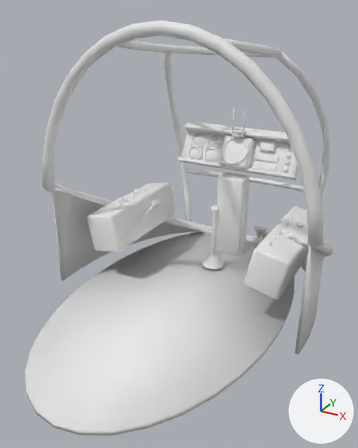
An edit to the glTF model assets/models/choppa/cockpit.glb, drawn before and after from the same camera.
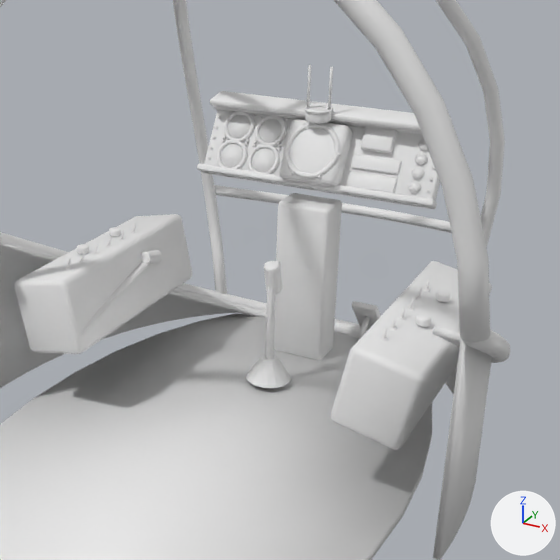
Old and new are each drawn whole from a 50 mm lens placed at (1.3, -2.62, 0.71), pointed at (-0.01, -0.25, -0.48) and again close up on the part from 22% to 100% of the width and 17% to 79% of the height. Arrows for +X, +Y and +Z are at lower right; the lights stay in place. The last two pictures show the newer version. Vertices at exactly the same position are counted once.

Names of what the first close-up shows: 'collective', 'shell', 'stick'.
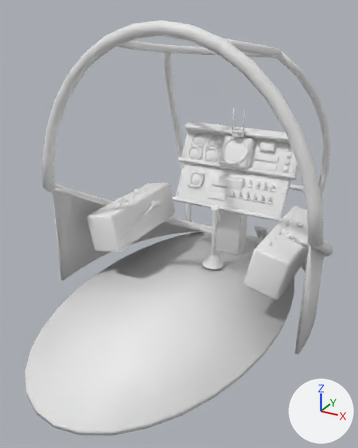
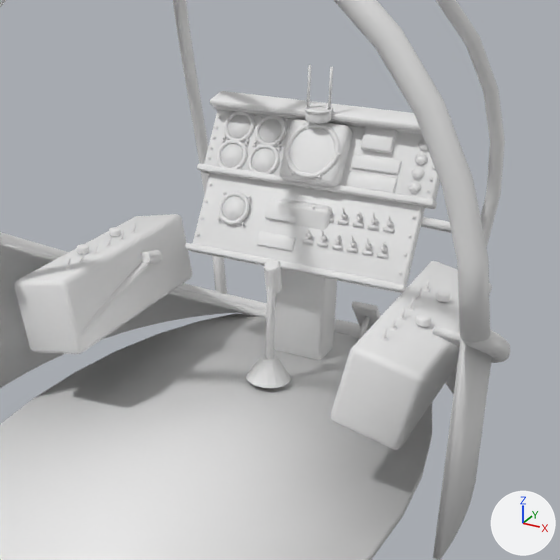
Commit message: Cockpit: lower panel closes the gap under the instruments

What the commit changed:
me_cube is used by ob_shell; location (0.0, 0.0, 0.0).
me_cube had 6344 vertices, 12308 faces and spanned x -0.88..0.88, y -1.42..1.2, z -1.07..0.65.
me_cube now has 7832 vertices, 15072 faces and spans x -0.88..0.88, y -1.42..1.2, z -1.07..0.65.
me_cube part 1: the loose piece of 56 vertices spanning x -0.44..0.44, y 0.56..0.72, z -0.37..-0.15 is copied, and the copy is scaled about its middle by (0.931, 1.23, 1.26), then moved by (0.0, -0.13, -0.24); it spans x -0.41..0.41, y 0.42..0.6, z -0.63..-0.36.
me_cube part 2: the loose piece of 56 vertices spanning x -0.45..0.45, y 0.53..0.59, z -0.38..-0.33 is copied, and the copy is scaled about its middle by (0.933, 1, 1), then moved by (0.0, -0.15, -0.26); it spans x -0.42..0.42, y 0.39..0.45, z -0.64..-0.59.
me_cube part 3: the loose piece of 80 vertices spanning x -0.39..-0.27, y 0.56..0.62, z -0.35..-0.25 is copied, and the copy is moved by (0.06, -0.1, -0.17); it spans x -0.33..-0.21, y 0.46..0.53, z -0.52..-0.41.
me_cube part 4: the loose piece of 56 vertices spanning x 0.13..0.31, y 0.56..0.61, z -0.35..-0.29 is copied, and the copy is scaled about its middle by (0.703, 1.09, 1.26), then moved by (-0.3, -0.08, -0.13); it spans x -0.14..-0.02, y 0.48..0.53, z -0.48..-0.41.
me_cube part 5: 672 vertices added at x -0.33..0.33, y 0.44..0.53, z -0.57..-0.41.
Other edits to the shape of me_cube do not show in these pictures.

Location of each change, [x1, y1, x2, y2] in pixels of the close-ups (560 x 560 px):
part 1 of me_cube, added: after [192, 173, 425, 286]
part 2 of me_cube, added: after [185, 243, 407, 293]
part 3 of me_cube, added: after [222, 196, 245, 220]
part 4 of me_cube, added: after [265, 199, 296, 223]
part 5 of me_cube, added: after [218, 192, 394, 258]
